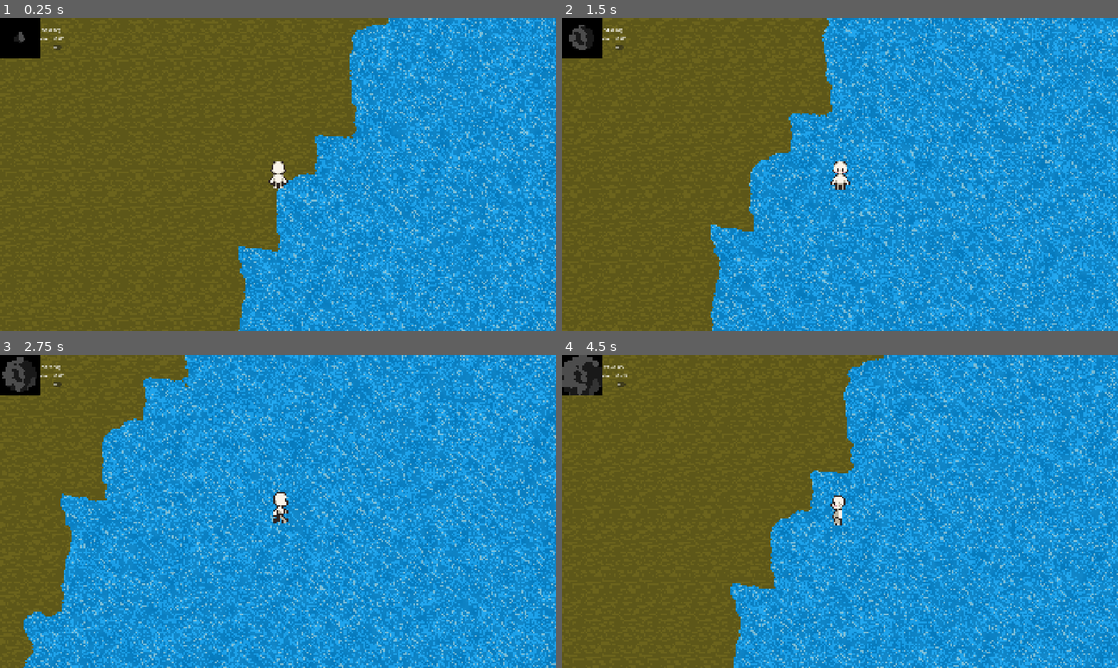
Above: before the commit, frames 1-4 (two rows, left to right).
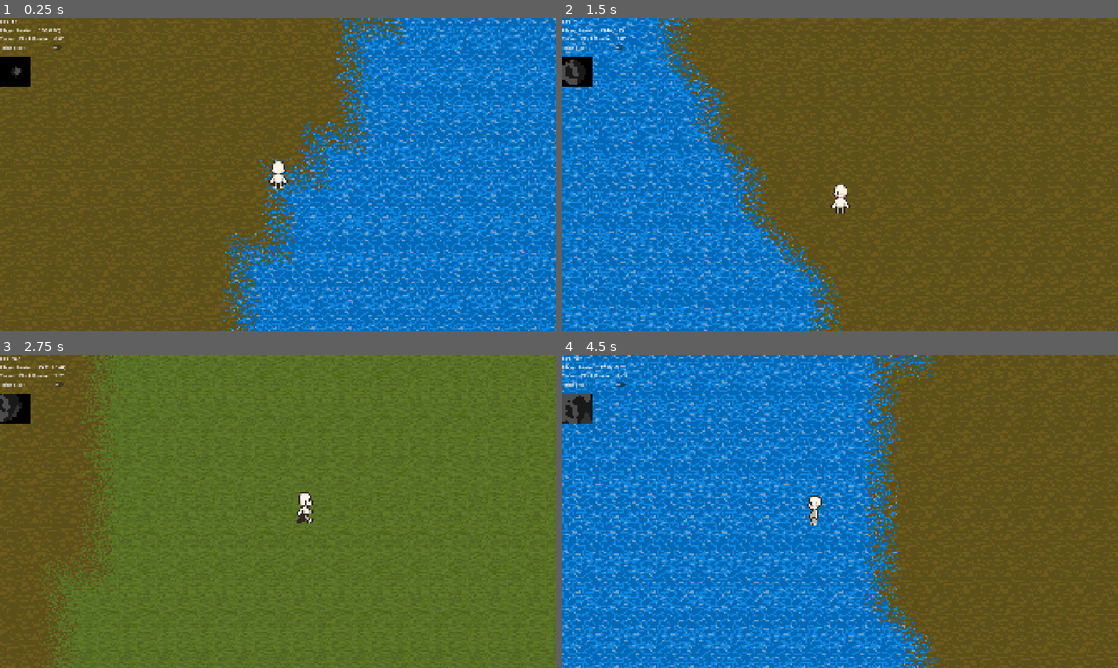
Above: after the commit, the same moments.

Repository: zzxn/rim-lab
Game: Godot game, scene res://scenes/main.tscn
The game is run twice, just before and just after one commit, with the same random seed, the same clock (stepped at 60 frames per second) and the same inputs. The engine's default icon, where the game draws it, is replaced by a stand-in: a white triangle on a blue panel in a dark square.
Inputs (mouse positions are in pixels of both pictures, inside the frame that each line leads up to):
- Up to frame 1 (0.25 s): no input
- Up to frame 2 (1.5 s): move the mouse to (962, 158) at 0.52 s; hold D (move_right) 0.53-1.28 s; hold Mouse wheel up (zoom_in) 0.53-1.28 s; move the mouse to (728, 190) at 1.27 s; hold S (move_down) from 1.28 s (still down); tap Mouse wheel down (zoom_out) at 1.35 s
- Up to frame 3 (2.75 s): move the mouse to (333, 442) at 2.02 s; release S (move_down) at 2.03 s; hold D (move_right) from 2.03 s (still down); hold Mouse wheel up (zoom_in) from 2.03 s (still down)
- Up to frame 4 (4.5 s): move the mouse to (812, 574) at 2.77 s; release D (move_right) at 2.78 s; release Mouse wheel up (zoom_in) at 2.78 s; hold W (move_up) 2.78-3.53 s; tap Mouse wheel down (zoom_out) at 2.85, 4.35 s; move the mouse to (1006, 558) at 3.52 s; hold Mouse wheel up (zoom_in) 3.53-4.28 s; hold A (move_left) from 3.53 s (still down); move the mouse to (673, 464) at 4.27 s

The runs differ from the first frame. In frame 1, 35% of the frame differs, in the area x 0-100%, y 0-100%; in frame 2, 88%; in frame 3, 87%; in frame 4, 96%.

Commit message:
feat: use brush effect and remove water distort

Diff:
--- a/scenes/main.tscn
+++ b/scenes/main.tscn
@@ -1,8 +1,9 @@
-[gd_scene load_steps=7 format=3 uid="uid://br1ijkgjtu3l1"]
+[gd_scene load_steps=8 format=3 uid="uid://br1ijkgjtu3l1"]
 
 [ext_resource type="Script" uid="uid://cyfhw668q70n1" path="res://scripts/game_controller.gd" id="1_o5qli"]
 [ext_resource type="PackedScene" uid="uid://ccwoeirjunajd" path="res://scenes/player.tscn" id="2_jyhfs"]
 [ext_resource type="Material" uid="uid://cjx54rqie1i61" path="res://shaders/block.tres" id="4_tbgi4"]
+[ext_resource type="Texture2D" uid="uid://cynfv80bkiyqm" path="res://icon.svg" id="4_tefeu"]
 [ext_resource type="Script" uid="uid://b2nif2k2amag4" path="res://scripts/debug_info.gd" id="5_tbgi4"]
 [ext_resource type="TileSet" uid="uid://gkulhukl4y58" path="res://scenes/terrain_tile_set.tres" id="6_tipki"]
 
@@ -16,6 +17,7 @@
 player = NodePath("Player")
 
 [node name="Player" parent="." instance=ExtResource("2_jyhfs")]
+speed = 1000
 
 [node name="HUD" type="CanvasLayer" parent="."]
 
@@ -41,6 +43,8 @@
 text = "Hint Block"
 
 [node name="VisibleTerrianSprite" type="Sprite2D" parent="HUD/DebugInfo"]
+position = Vector2(1, 134)
+texture = ExtResource("4_tefeu")
 centered = false
 
 [node name="TerrainTileMapLayer" type="TileMapLayer" parent="."]
--- a/scripts/game_controller.gd
+++ b/scripts/game_controller.gd
@@ -20,9 +20,9 @@
 var curr_block_dict: Dictionary = {}
 var generate_task_dict: Dictionary = {} # key: block_pos, value: task_id
 
-const LOAD_DISTANCE = 10
+const LOAD_DISTANCE = 8
 
-const ACTIVE_DISTANCE = min(LOAD_DISTANCE, 8)
+const ACTIVE_DISTANCE = min(LOAD_DISTANCE, 6)
 var active_world_start: Vector2
 var active_world_end: Vector2
 
@@ -54,6 +54,12 @@
 		Image.load_from_file("res://sprites/outdoor.png").get_region(Rect2i(Vector2i(0, 0) * 32, Vector2i(32, 32))),
 		Image.load_from_file("res://sprites/outdoor.png").get_region(Rect2i(Vector2i(6, 16) * 32, Vector2i(32, 32))),
 	])
+	#texture_2d_array.create_from_images([
+		#Image.load_from_file("res://sprites/dirt2.png").get_region(Rect2i(Vector2i(0, 0) * 32, Vector2i(32, 32))),
+		#Image.load_from_file("res://sprites/dirt2.png").get_region(Rect2i(Vector2i(0, 0) * 32, Vector2i(32, 32))),
+		#Image.load_from_file("res://sprites/grass2.png").get_region(Rect2i(Vector2i(0, 0) * 32, Vector2i(32, 32))),
+		#Image.load_from_file("res://sprites/outdoor.png").get_region(Rect2i(Vector2i(6, 16) * 32, Vector2i(32, 32))),
+	#])
 	terrain_tile_map_layer.tile_set
 	var mat := terrain_tile_map_layer.material as ShaderMaterial
 	mat.set_shader_parameter("terrain_textures", texture_2d_array)
@@ -83,7 +89,7 @@
 	# load blocks
 	for block_pos in required_block_pos_list:
 		if block_pos not in curr_block_dict and block_pos not in generate_task_dict:
-			print_debug("add_generate_block_task", str(block_pos))
+			# print_debug("add_generate_block_task", str(block_pos))
 			var task_id := WorkerThreadPool.add_task(generate_block.bind(block_pos))
 			generate_task_dict[block_pos] = task_id
 
@@ -102,7 +108,7 @@
 		if block.block_pos in curr_block_dict:
 			push_warning("block already generated...", str(block.block_pos))
 		else:
-			print_debug("add_child(block)", str(block.block_pos))
+			# print_debug("add_child(block)", str(block.block_pos))
 			curr_block_dict[block.block_pos] = block
 			blocks_parent.add_child(block)
 			generate_task_dict.erase(block.block_pos)
@@ -148,12 +154,12 @@
 
 
 func queue_add_block(block: Block):
-	print_debug("queue_add_block", str(block.block_pos))
+	# print_debug("queue_add_block", str(block.block_pos))
 	block_enter_scene_queue.append(block)
 
 
 func remove_block(block: Block):
-	print_debug("remove_block", str(block.block_pos))
+	# print_debug("remove_block", str(block.block_pos))
 	curr_block_dict.erase(block.block_pos)
 	block.queue_free()
 
--- a/shaders/tile.gdshader
+++ b/shaders/tile.gdshader
@@ -8,7 +8,7 @@
 uniform sampler2D terrain_type_data: filter_nearest;
 varying vec2 terrain_texture_coords;
 
-uniform sampler2DArray terrain_textures: filter_nearest;
+uniform sampler2DArray terrain_textures: filter_nearest, repeat_enable;
 
 float random(vec2 st) {
     return fract(sin(dot(st.xy, vec2(12.9898, 78.233))) * 43758.5453123);
@@ -21,11 +21,11 @@
 
 void fragment() {
 	if (world_position.x >= active_world_start.x && world_position.x < active_world_end.x && world_position.y >= active_world_start.y && world_position.y < active_world_end.y) {
-		int bend_type = 3;
+		int bend_type = 1;
 		vec2 distort = vec2(0.0);
 		switch (bend_type) {
 			case 1: // brush
-				distort += vec2(random(round(world_position)));
+				distort += vec2(random(round(world_position))) - 0.5;
 				break;
 			case 2: // hand-draw
 				distort +=  (texture(noise, world_position * 0.001).rg - 0.5);
@@ -41,18 +41,18 @@
 		COLOR = distort_color;
 
 		// water distort
-		if (abs(terrain_type - 3.0) < 0.1) {
-			float terrain_type = texture(terrain_type_data, terrain_texture_coords + distort * 32.0 * ((sin(TIME * 0.5) + 0.5)) / (active_world_end - active_world_start)).r * 10.0;
-			vec2 terrain_sample_coords = world_position + (texture(noise, world_position * 0.005 + sin(vec2(1.0, 2.0)) * fract(TIME * 0.01)).rg * 10.0 - 0.5) * 10.0;
-			COLOR = texture(terrain_textures, vec3(fract(terrain_sample_coords / 32.0), terrain_type));
+		//if (abs(terrain_type - 3.0) < 0.1) {
+			//float terrain_type = texture(terrain_type_data, terrain_texture_coords + distort * 32.0 * ((sin(TIME * 0.5) + 2.0) * 0.2) / (active_world_end - active_world_start)).r * 10.0;
+			//// vec2 terrain_sample_coords = world_position + (texture(noise, world_position * 0.005 + sin(vec2(1.0, 2.0)) * fract(TIME * 0.01)).rg * 10.0 - 0.5) * 10.0;
+			//COLOR = texture(terrain_textures, vec3(fract(terrain_texture_coords / 32.0), terrain_type));
+			//
+			////if (abs(terrain_type - 3.0) < 0.1) {
+				////vec2 sample_pos = world_position * 0.01 + vec2(-TIME, -TIME) * 0.1;
+				////vec4 noise_overlay = texture(noise, sample_pos);
+				////COLOR.rgb += 0.1 * noise_overlay.rgb;
+			////}
+		//}
 
-			if (abs(terrain_type - 3.0) < 0.1) {
-				vec2 sample_pos = world_position * 0.01 + vec2(-TIME, -TIME) * 0.1;
-				vec4 noise_overlay = texture(noise, sample_pos);
-				COLOR.rgb += 0.1 * noise_overlay.rgb;
-			}
-		}
-
-		COLOR.g *= 1.1;
+		// COLOR.g *= 1.1;
 	}
 }
Binary file added: sprites/dirt2.png
Not shown, added: sprites/dirt2.png.import
Binary file added: sprites/grass2.png
Not shown, added: sprites/grass2.png.import
